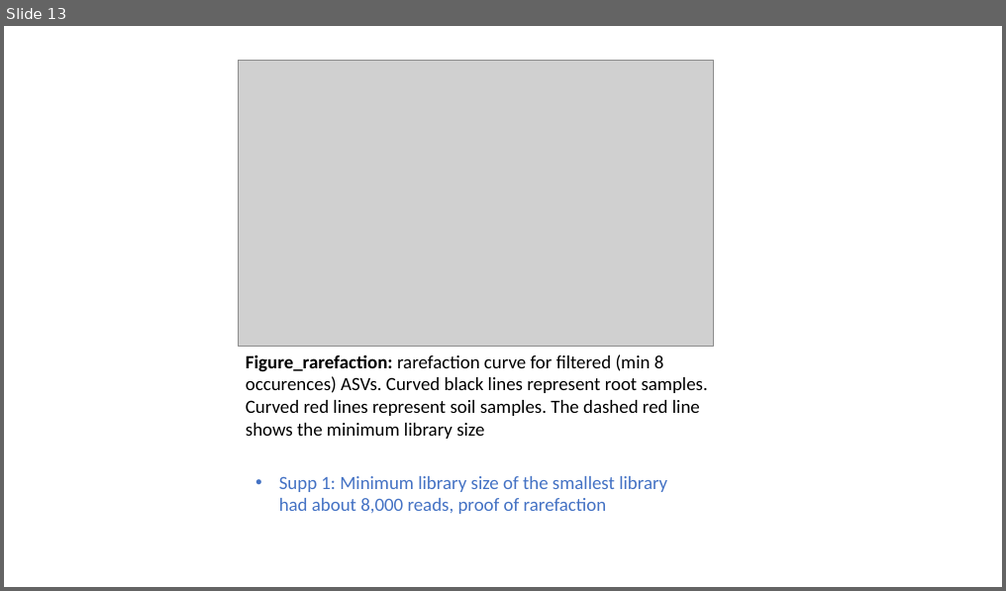
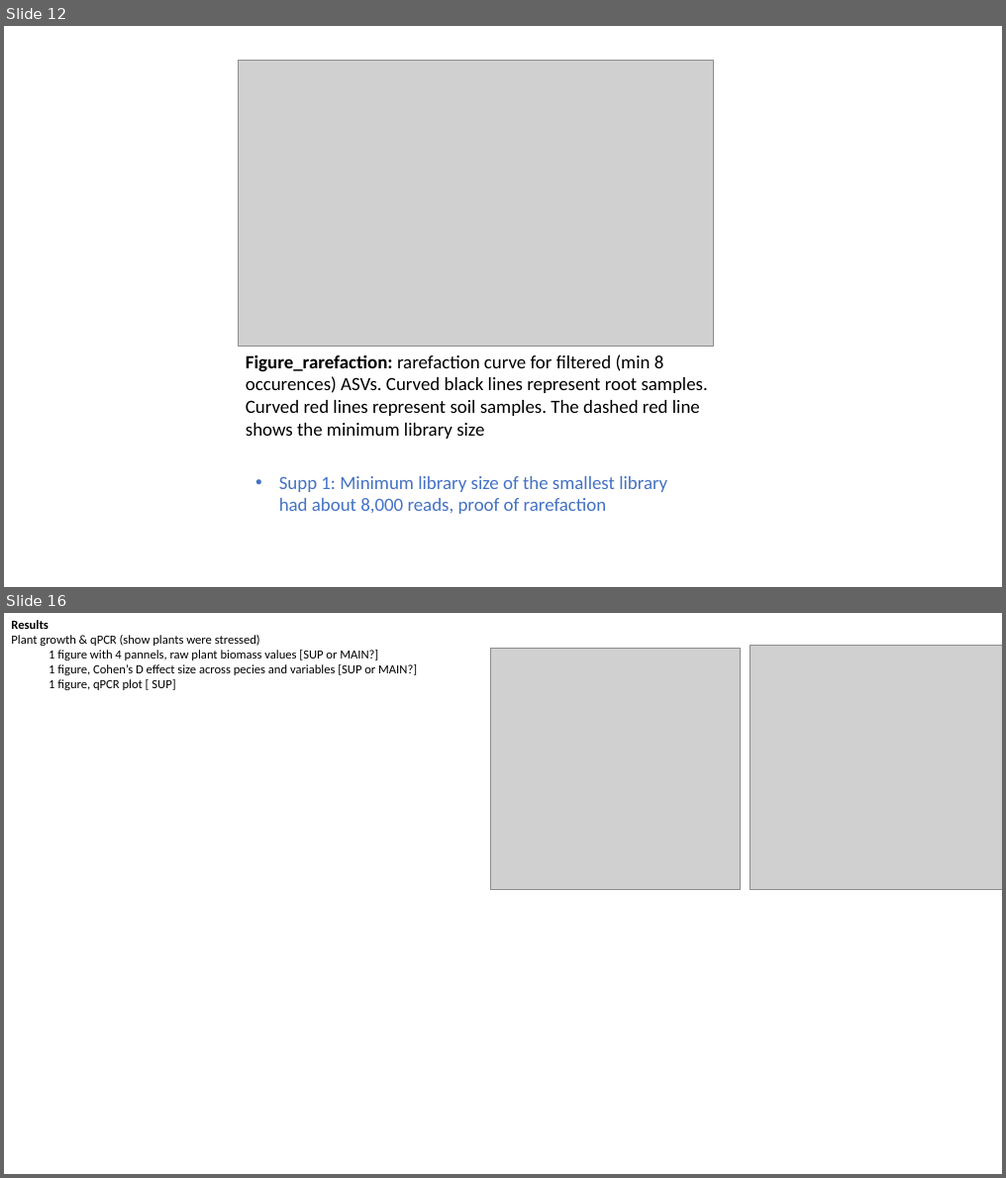
Before and after one commit to PedroBeschoren/Beschoren_Aragon_etal_2024, a slide deck: Docs/Story_shaping.pptx. Shown one above the other, each under a label of ours: slide 13 before the commit, slides 12 and 16 after it; the slides between them are not shown. The pictures are 1006x591 and 1006x1178 pixels, drawn with LibreOffice and Linux fonts; fonts in the diff are those of the drawing; grey boxes stand for pictures. Boxes give left, top, right and bottom in pixels: in the first picture for what was removed or moved away, otherwise in the second. Text is boxed around its words. In the diff, an @@ line names an element or a change of style, - is before the commit and + after.

```diff
--- a/Docs/Story_shaping.pptx
+++ b/Docs/Story_shaping.pptx
@@ slide 16 added at (x1=4, y1=613, x2=1002, y2=1174), background #FFFFFF @@
@@ text added at (x1=11, y1=620, x2=417, y2=690), 12 pt, text #000000 @@
+Results
+Plant growth & qPCR (show plants were stressed)
+  1 figure with 4 pannels, raw plant biomass values [SUP or MAIN?]
+  1 figure, Cohen’s D effect size across pecies and variables [SUP or MAIN?]
+  1 figure, qPCR plot [ SUP]
@@ picture added at (x1=491, y1=649, x2=740, y2=889) @@
@@ picture added at (x1=749, y1=646, x2=1002, y2=889) @@
@@ what was slide 13 is now slide 12 @@
```
Also in this commit, not shown: 6 other slides added, 4 slides removed, 4 other files.
